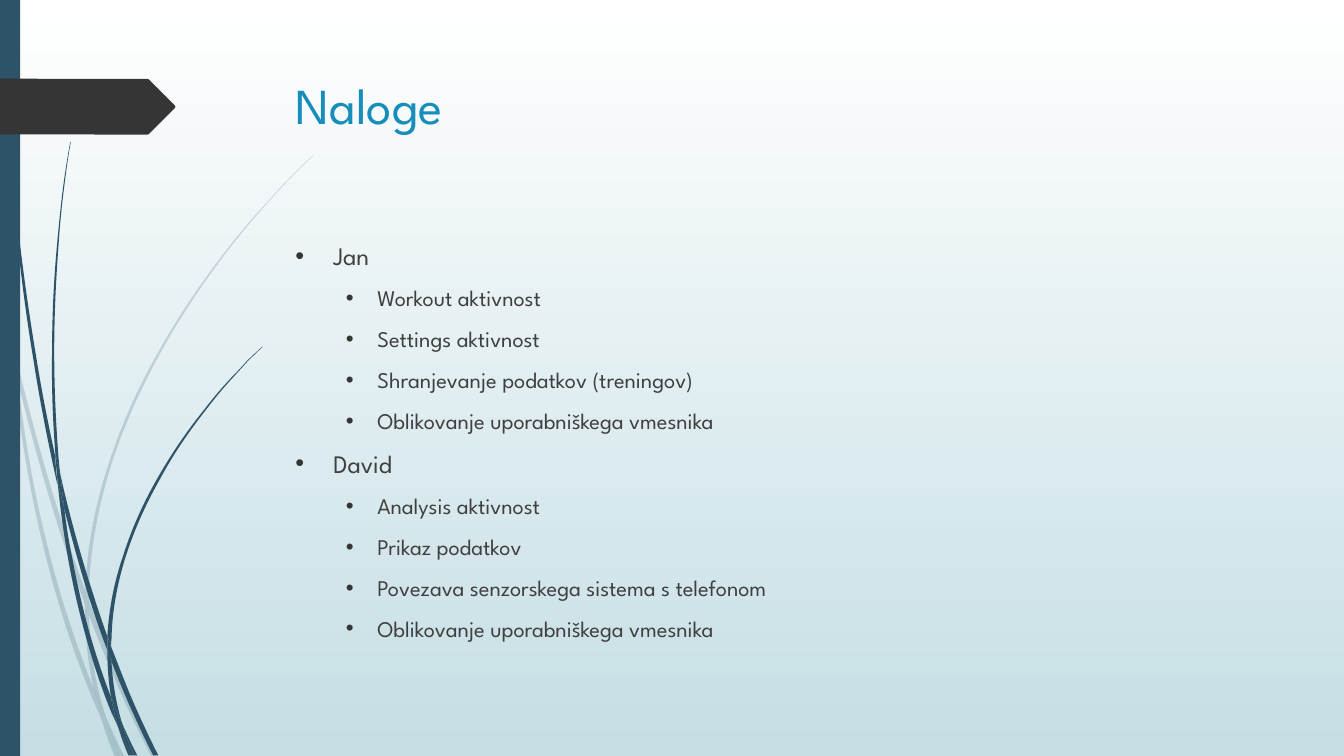
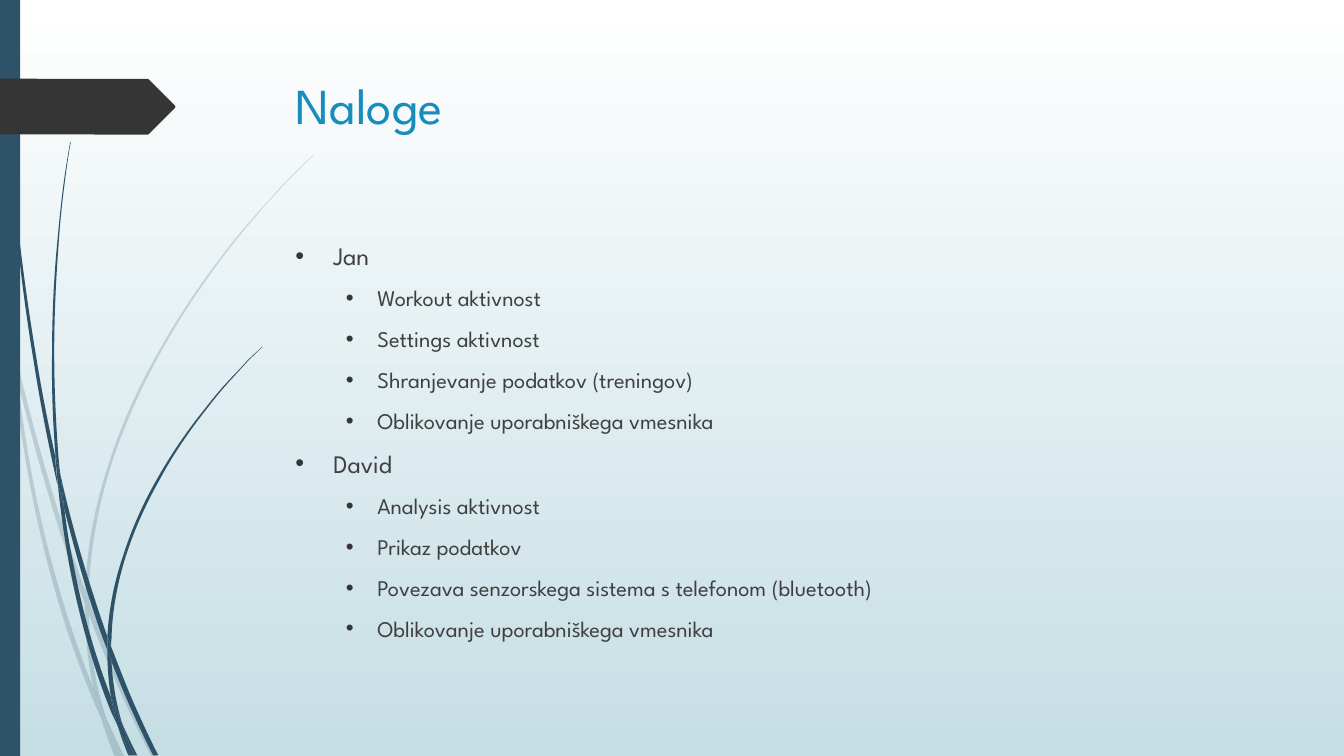
Before and after one commit to janpipan/TNUVProjekt, a slide deck: slide 5 of aplikacijaZaAnalizoOlimpijskihDvigov.pptx. Drawn at 1344x756 pixels with LibreOffice and Linux fonts; fonts in the diff are those of the drawing. Boxes give left, top, right and bottom in pixels: in the first picture for what was removed or moved away, otherwise in the second. Text is boxed around its words. In the diff, an @@ line names an element or a change of style, - is before the commit and + after.

Commit message:
ppt

```diff
--- a/aplikacijaZaAnalizoOlimpijskihDvigov.pptx
+++ b/aplikacijaZaAnalizoOlimpijskihDvigov.pptx
@@ text at (377, 580, 872, 601): text changed @@
-  • Povezava senzorskega sistema s telefonom
+  • Povezava senzorskega sistema s telefonom (bluetooth)
```
Also in this commit, not shown: 3 other slides changed, 4 other files.
